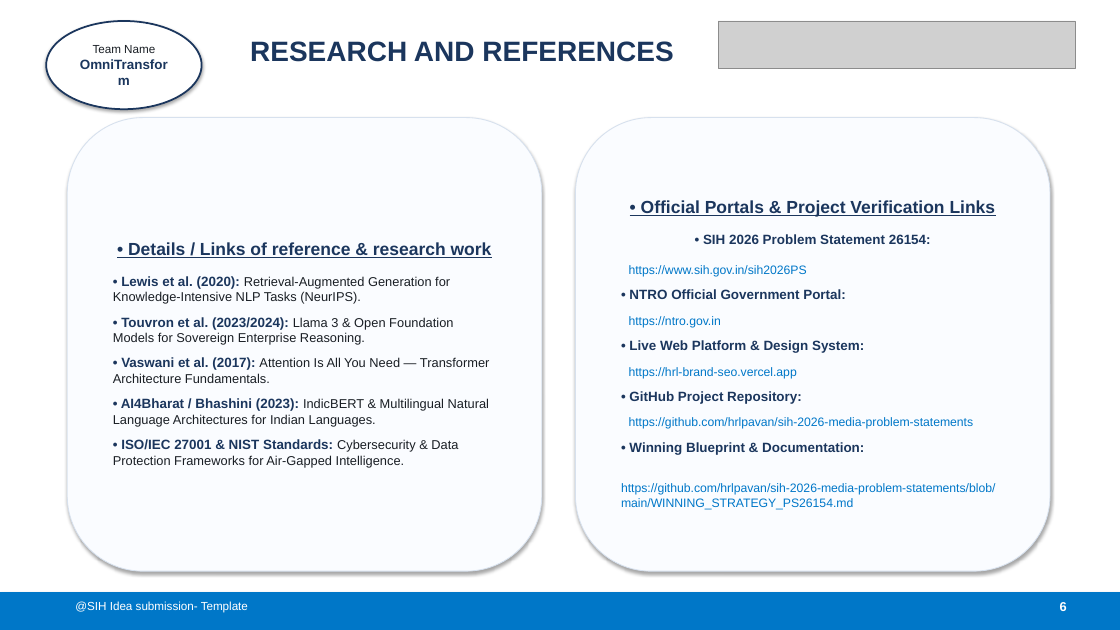
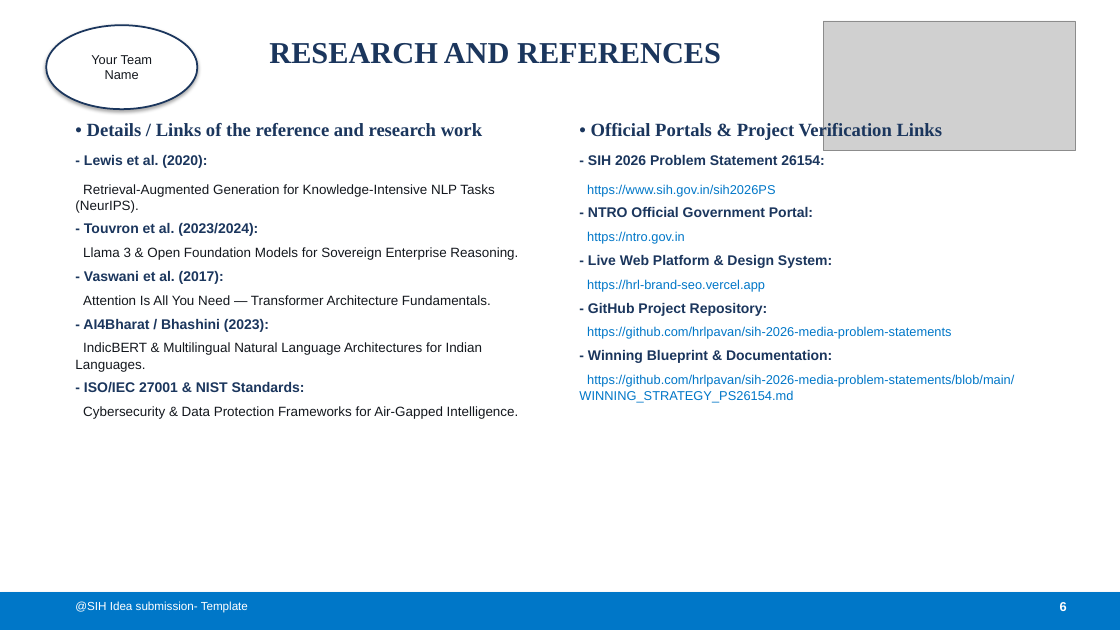
Before and after one commit to hrlpavan/sih-2026-media-problem-statements, a slide deck: slide 6 of SIH2026_Idea_Presentation_PS26154.pptx. Drawn at 1120x630 pixels with LibreOffice and Linux fonts; fonts in the diff are those of the drawing; grey boxes stand for pictures. Boxes give left, top, right and bottom in pixels: in the first picture for what was removed or moved away, otherwise in the second. Text is boxed around its words. In the diff, an @@ line names an element or a change of style, - is before the commit and + after.

```diff
--- a/SIH2026_Idea_Presentation_PS26154.pptx
+++ b/SIH2026_Idea_Presentation_PS26154.pptx
@@ ellipse "Your Team": place and size @@
-ellipse "Your Team" at box(46, 21, 202, 109)
+ellipse "Your Team" at box(46, 25, 197, 109)
@@ text "RESEARCH AND REFERENCES": place and size @@
-text "RESEARCH AND REFERENCES" at box(250, 41, 673, 62)
+text "RESEARCH AND REFERENCES" at box(269, 43, 721, 64)
@@ text "RESEARCH AND REFERENCES" at box(269, 43, 721, 64): size 24 to 26 pt, font Arial to Times New Roman @@
@@ picture: place and size @@
-picture at box(718, 21, 1075, 68)
+picture at box(823, 21, 1075, 150)
@@ text in ellipse at box(91, 55, 152, 79): text changed; size 11.5 to 11 pt; text colour #1B365D to #14181E; bold off @@
-Team Name
-OmniTransform
+Your Team
+Name
@@ text "• Details / Links of ..." at box(75, 123, 519, 419): vertical alignment middle to top; fill #FAFCFF to none; outline #D7E1EE 0.75 pt to none; shadow off @@
@@ text "• Details / Links of ...": place and size @@
-text "• Details / Links of ..." at box(67, 118, 542, 571)
+text "• Details / Links of ..." at box(75, 123, 519, 419)
@@ text "• Official Portals & Project ...": place and size @@
-text "• Official Portals & Project ..." at box(576, 118, 1050, 571)
+text "• Official Portals & Project ..." at box(579, 122, 1014, 403)
@@ text "• Official Portals & Project ..." at box(579, 122, 1014, 403): vertical alignment middle to top; fill #FAFCFF to none; outline #D7E1EE 0.75 pt to none; shadow off @@
@@ text at box(75, 123, 519, 419): text changed; size 11 to 11.5 pt; text colour #191E24 to #14181E @@
-• Details / Links of reference & research work
-• Lewis et al. (2020): Retrieval-Augmented Generation for Knowledge-Intensive NLP Tasks (NeurIPS).
-• Touvron et al. (2023/2024): Llama 3 & Open Foundation Models for Sovereign Enterprise Reasoning.
-• Vaswani et al. (2017): Attention Is All You Need — Transformer Architecture Fundamentals.
-• AI4Bharat / Bhashini (2023): IndicBERT & Multilingual Natural Language Architectures for Indian Languages.
-• ISO/IEC 27001 & NIST Standards: Cybersecurity & Data Protection Frameworks for Air-Gapped Intelligence.
+• Details / Links of the reference and research work
+- Lewis et al. (2020):
+Retrieval-Augmented Generation for Knowledge-Intensive NLP Tasks (NeurIPS).
+- Touvron et al. (2023/2024):
+Llama 3 & Open Foundation Models for Sovereign Enterprise Reasoning.
+- Vaswani et al. (2017):
+Attention Is All You Need — Transformer Architecture Fundamentals.
+- AI4Bharat / Bhashini (2023):
+IndicBERT & Multilingual Natural Language Architectures for Indian Languages.
+- ISO/IEC 27001 & NIST Standards:
+Cybersecurity & Data Protection Frameworks for Air-Gapped Intelligence.
@@ text at box(591, 122, 943, 141): size 15 to 16 pt, font Arial to Times New Roman, underline off in "• Official Portals & Project Verification Links"; alignment centre to left; less space between paragraphs @@
@@ text at box(579, 155, 1014, 403): text changed; size 10.5 to 11 pt @@
-• SIH 2026 Problem Statement 26154:
-https://www.sih.gov.in/sih2026PS
-• NTRO Official Government Portal:
-https://ntro.gov.in
-• Live Web Platform & Design System:
-https://hrl-brand-seo.vercel.app
-• GitHub Project Repository:
-https://github.com/hrlpavan/sih-2026-media-problem-statements
-• Winning Blueprint & Documentation:
-https://github.com/hrlpavan/sih-2026-media-problem-statements/blob/main/WINNING_STRATEGY_PS26154.md
+- SIH 2026 Problem Statement 26154:
+https://www.sih.gov.in/sih2026PS
+- NTRO Official Government Portal:
+https://ntro.gov.in
+- Live Web Platform & Design System:
+https://hrl-brand-seo.vercel.app
+- GitHub Project Repository:
+https://github.com/hrlpavan/sih-2026-media-problem-statements
+- Winning Blueprint & Documentation:
+https://github.com/hrlpavan/sih-2026-media-problem-statements/blob/main/WINNING_STRATEGY_PS26154.md
```
Also in this commit, not shown: 5 other slides changed, 2 other files.
